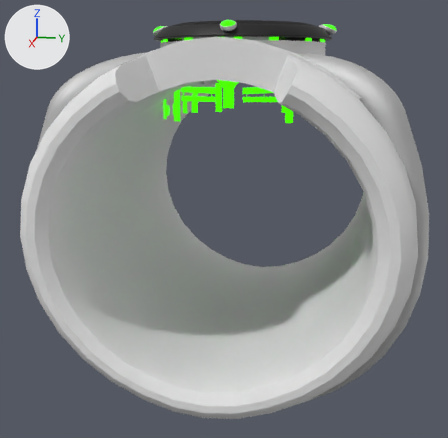
The glTF model classic_omnitrix.glb, before and after one commit.
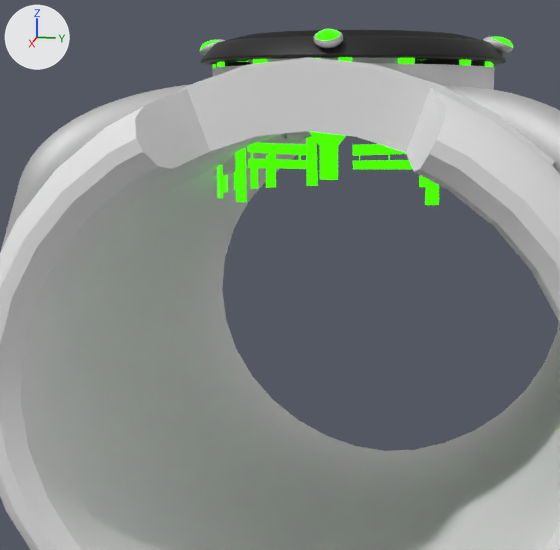
Old and new are each drawn whole from a 50 mm camera at (0.1988, 0.0338, 0.0433) aimed at (0.0026, -0.0054, -0.0057) and again close up on the part from 8% to 81% of the width and 1% to 74% of the height. The lights are fixed; the arrows at upper left show +X, +Y and +Z. The first two pictures are the older version. Where no turn or scale is listed for an object, it has been applied to the vertices.
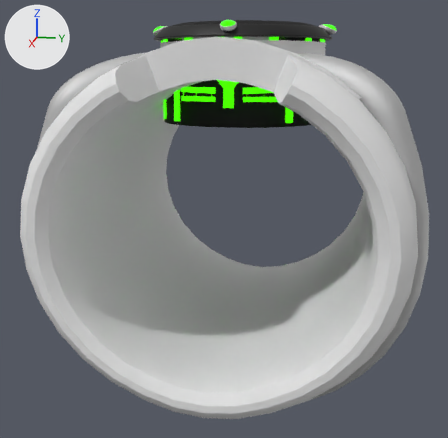
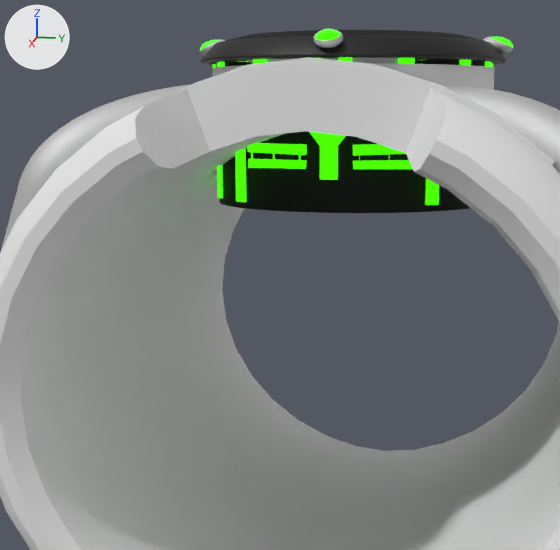
Changed parts and their boxes (x1, y1, x2, y2) in the close-ups (560 x 550 px):
'Object_16', moved, rescaled
    before: (216, 58, 485, 67)
    after: (216, 59, 485, 213)

Diff of the bpy script that builds the scene:
```diff
--- a/classic_omnitrix.glb.py
+++ b/classic_omnitrix.glb.py
@@ ob_object_16 @@
 ob_object_16.parent = ob_gltf_scenerootnode
-ob_object_16.location = (0.0, 0.0, 0.94)
+ob_object_16.location = (0.0, 0.0, 0.725)
 ob_object_16.rotation_euler = (0.0, 0.0, 1.599)  # degrees (0, 0, 92)
-ob_object_16.scale = (0.5, 0.44, 0.09)
+ob_object_16.scale = (0.5, 0.44, 0.3)
```
